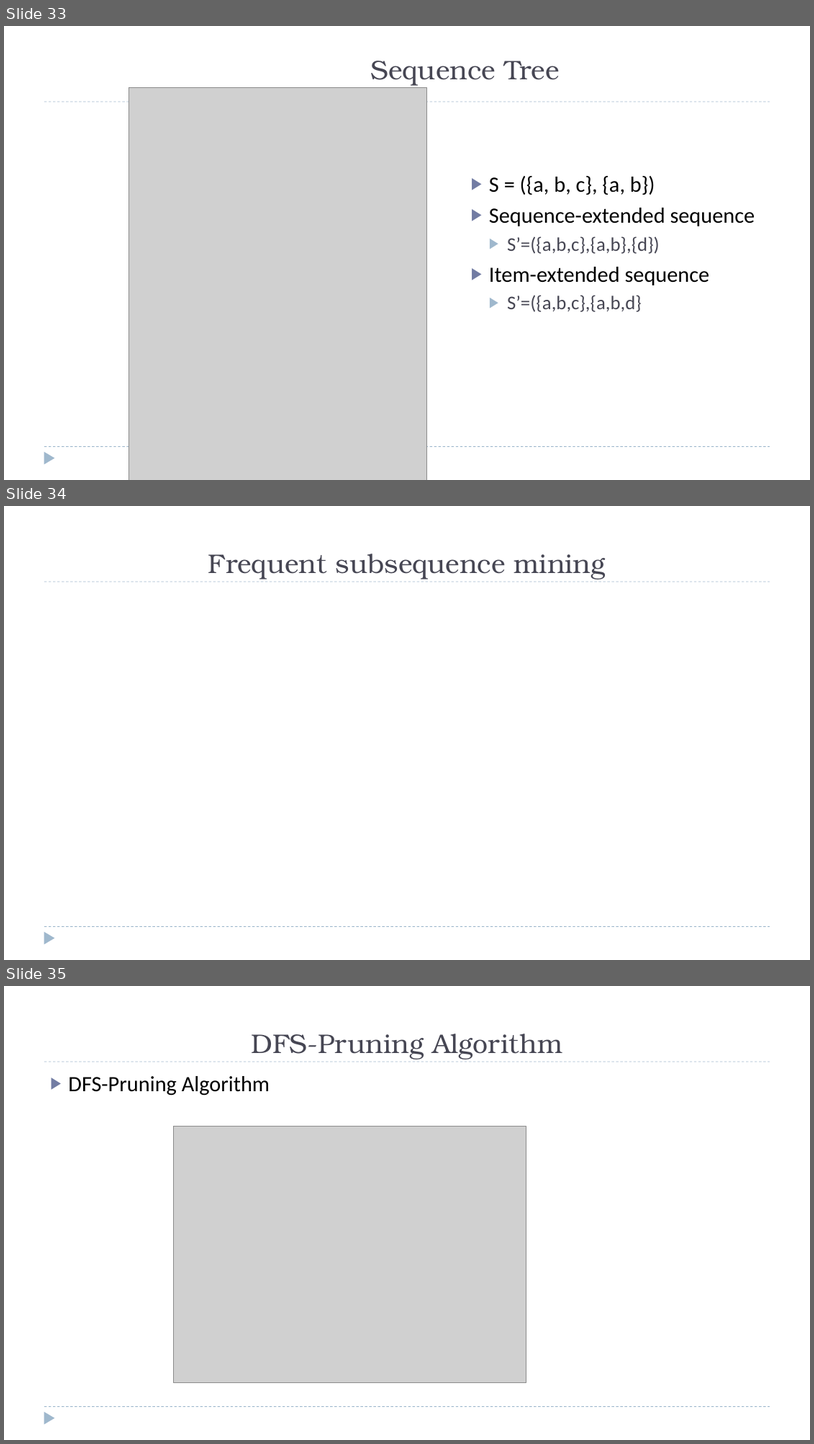
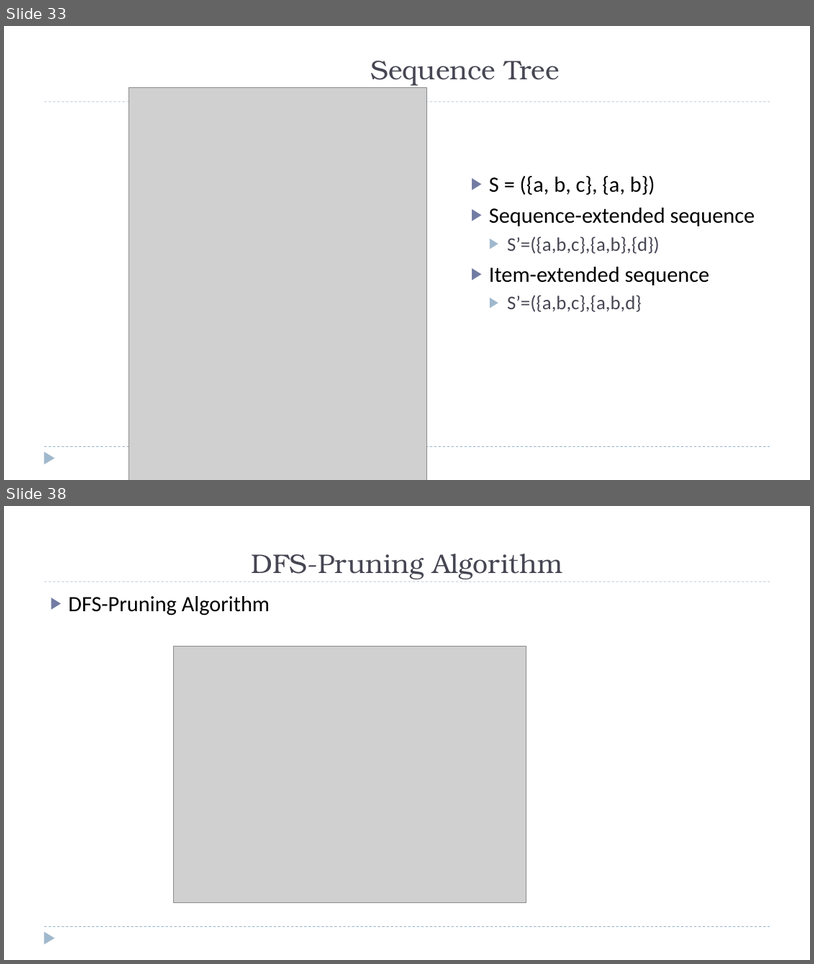
Before and after one commit to zixiaojindao/time-series-survey, a slide deck: slide/tsdm.pptx. Shown one above the other, each under a label of ours: slides 33, 34 and 35 before the commit, slides 33 and 38 after it; the slides between them are not shown. The pictures are 814x1444 and 814x964 pixels, drawn with LibreOffice and Linux fonts; fonts in the diff are those of the drawing; grey boxes stand for pictures. Boxes give left, top, right and bottom in pixels: in the first picture for what was removed or moved away, otherwise in the second. Text is boxed around its words. In the diff, an @@ line names an element or a change of style, - is before the commit and + after.

```diff
--- a/slide/tsdm.pptx
+++ b/slide/tsdm.pptx
@@ slide 34 removed at (4,506,810,960), background #FFFFFF; not listed: 3 template elements that a slide beside it also shows @@
@@ title removed at (208,554,606,579) @@
-Frequent subsequence mining
@@ what was slide 35 is now slide 38 @@
```
Also in this commit, not shown: 3 slides changed, 5 slides added.
